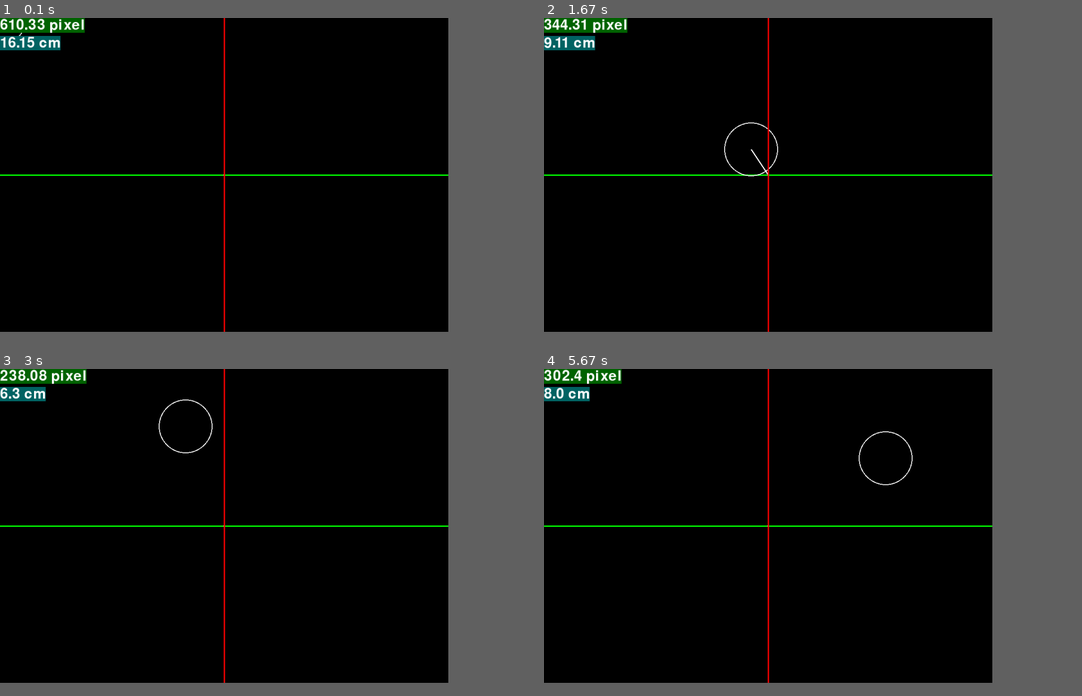
Above: before the commit, frames 1-4 (two rows, left to right).
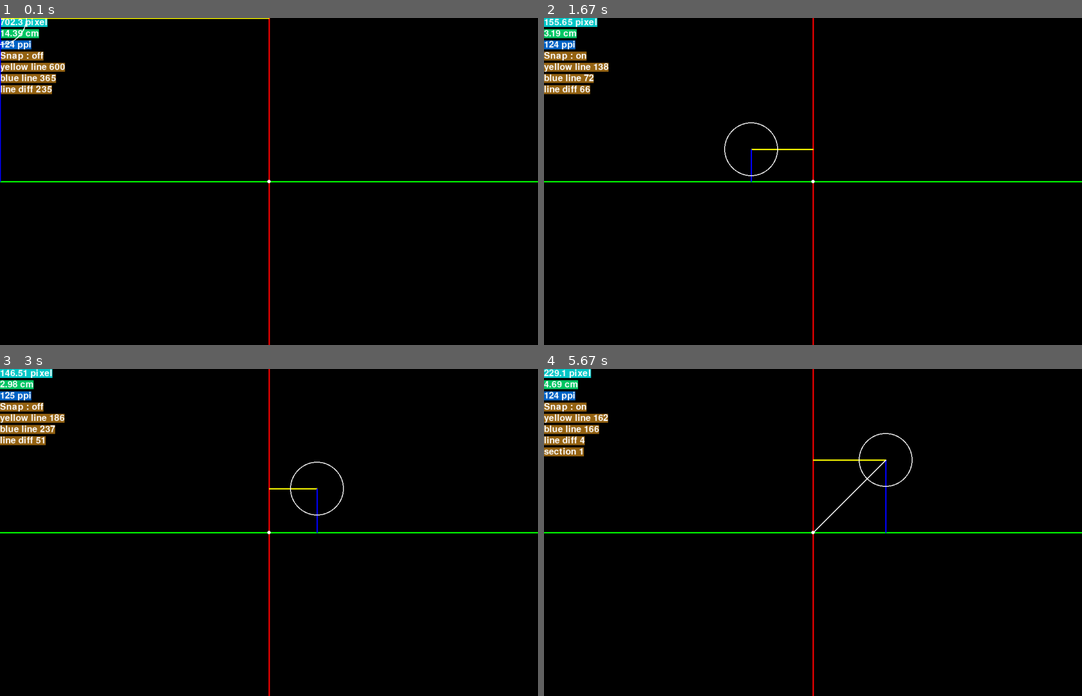
Above: after the commit, the same moments.

Repository: MStrange11/pygame_repo
Game: pygame game, started from window_focus.py
Two runs of this game, one before a commit and one after it. Both use one fixed random seed, a clock stepped at 60 frames per second and the inputs below.
Inputs (mouse positions are in pixels of both pictures, inside the frame that each line leads up to):
- Up to frame 1 (0.1 s): no input
- Up to frame 2 (1.67 s): hold S 0.33-0.8 s; move the mouse to (791, 194) at 0.37 s; press the mouse at (613, 188) at 0.87 s; move the mouse to (624, 145) at 0.97 s; release the mouse at (630, 103) at 1.1 s; press the mouse at (613, 188) at 1.2 s; move the mouse to (813, 246) at 1.3 s; release the mouse at (1017, 305) at 1.43 s; press the mouse at (613, 188) at 1.53 s; move the mouse to (748, 148) at 1.63 s
- Up to frame 3 (3 s): release the mouse at (344, 460) at 1.77 s; tap S at 1.9, 2.2, 2.4 s; tap K at 1.98 s; hold P 2.33-2.63 s; move the mouse to (247, 454) at 2.37 s; press the mouse at (69, 539) at 2.7 s; move the mouse to (129, 483) at 2.8 s; release the mouse at (182, 427) at 2.93 s
- Up to frame 4 (5.67 s): press the mouse at (613, 539) at 3.03 s; move the mouse to (780, 503) at 3.13 s; release the mouse at (942, 470) at 3.27 s; press the mouse at (613, 539) at 3.37 s; move the mouse to (662, 575) at 3.47 s; release the mouse at (710, 614) at 3.6 s; press the mouse at (613, 539) at 3.7 s; move the mouse to (667, 529) at 3.8 s; release the mouse at (716, 519) at 3.93 s; hold O 4-4.3 s; tap S at 4.07 s; click (753, 630) at 4.08 s; tap K at 4.15 s; click (813, 532) at 4.38 s; press the mouse at (813, 532) at 4.7 s; move the mouse to (726, 480) at 4.8 s; release the mouse at (635, 431) at 4.93 s; press the mouse at (813, 532) at 5.03 s; move the mouse to (818, 535) at 5.13 s; release the mouse at (829, 535) at 5.27 s; press the mouse at (813, 532) at 5.37 s; move the mouse to (850, 496) at 5.47 s; release the mouse at (882, 457) at 5.6 s
In our replay, the window is 750x525 before the commit and 900x547 after it. These sizes can differ from the game's own. Grey fills any space a smaller window leaves; there, only what the larger window draws over its background counts as a difference.

The runs differ from the first frame. In frame 1, 4.3% of the frame differs, in the area x 0-100%, y 0-100%; in frame 2, 4.1%; in frame 3, 4.3%; in frame 4, 4.5%.

Commit message:
Update window_focus.py

Diff:
--- a/window_focus.py
+++ b/window_focus.py
@@ -4,14 +4,19 @@
 
 pygame.init()
 
-screen_w, screen_h = 1000, 700
+clock = pygame.time.Clock()
+
+screen_w, screen_h = 1200, 730
 screen_c = (screen_w // 2, screen_h // 2)
 screen = pygame.display.set_mode((screen_w, screen_h))
+
+pygame.display.set_caption(f"{screen_w} , {screen_h}")
 
 draw = False
 xy = [0, 0]
 
-font = pygame.font.Font("freesansbold.ttf", 32)
+font_size = 20
+font = pygame.font.Font("freesansbold.ttf", font_size)
 
 def distance(xy):
     xd = pow(abs(screen_c[0] - xy[0]),2)
@@ -20,13 +25,27 @@
 
     return dis
 
-def dis_cm(dis_pixel):
-    dis_in_cm = (dis_pixel / 96) * 2.54
+def dis_cm(dis_pixel, ppi = 124):
+    dis_in_cm = (dis_pixel / ppi) * 2.54
     return dis_in_cm
+
+def show_text(txt,y, txt_bg = (100,100,100)): # display text
+    text = font.render(txt,True,(255,255,255),txt_bg)
+    textRect = text.get_rect()
+    textRect.topleft =  (0,y)
+
+    screen.blit(text,textRect)
 
 move_xy = list(screen_c)
 
 returning_speed = 1
+returning_speedX = returning_speed
+returning_speedY = returning_speed
+
+snap = False
+pause = True
+ppi = 124
+snap_dis = 20
 
 
 while True:
@@ -41,53 +60,113 @@
 
 
         if event.type == MOUSEBUTTONDOWN:
-            if event.button == 1:  # Left mouse button
-                draw = True
+            if event.button == 1 and pygame.mouse.get_focused():  # Left mouse button
+                pygame.draw.line(screen, (255, 255, 255), screen_c, xy, 3)
 
-        if event.type == MOUSEBUTTONUP:
+        elif event.type == MOUSEBUTTONUP:
             if event.button == 1:  # Left mouse button
                 draw = False
 
-    pygame.draw.line(screen, (0, 255, 0), (0,screen_h//2), (screen_w,screen_h//2), 3)
-    pygame.draw.line(screen, (255, 0, 0), (screen_w//2,0), (screen_w//2,screen_h), 3)
+        if event.type == KEYDOWN:
+            if event.key == K_p:
+                ppi += 1
+            if event.key == K_o:
+                ppi -= 1
+            if event.key == K_s:
+                snap = not snap
+            if event.key == K_k:
+                pause = not pause
 
-    if draw and screen.get_rect().collidepoint(xy):
-        line = pygame.draw.line(screen, (255, 255, 255), screen_c, xy, 3)
+
+    pygame.draw.line(screen, (0, 255, 0), (0,screen_h//2), (screen_w,screen_h//2), 3) # x axis
+    pygame.draw.line(screen, (255, 0, 0), (screen_w//2,0), (screen_w//2,screen_h), 3) # y axis
+
+    yellow_line_len = abs(screen_w//2 - xy[0])
+    blue_line_len = abs(screen_h//2 - xy[1])
+
+
 
     dis = distance(move_xy)
 
-    text = font.render(f"{round(dis,2)} pixel",True,(255,255,255),(0,100,0))
-    textRect = text.get_rect()
-    textRect.topleft =  (0,0)
+    dis_in_cm = dis_cm(dis, ppi)
 
-    dis_in_cm = dis_cm(dis)
+    show_text(f"{round(dis,2)} pixel",0, (0,200,200))
+    show_text(f"{round(dis_in_cm,2)} cm",25, (0,200,100))
+    show_text(f"{ppi} ppi",50, (0,100,200))
+    show_text(f"Snap : " +("on" if snap else "off"),75, (150,100,20))
+    show_text(f"yellow line {yellow_line_len}",100, (150,100,20))
+    show_text(f"blue line {blue_line_len}",125, (150,100,20))
+    show_text(f"line diff {abs(yellow_line_len - blue_line_len)}",150, (150,100,20))
 
-    text2 = font.render(f"{round(dis_in_cm,2)} cm",True,(255,255,255),(0,100,100))
-    textRect2 = text2.get_rect()
-    textRect2.topleft =  (0,40)
+    pygame.draw.circle(screen, (255,255,255), screen_c,4) # center dot
 
-    pygame.draw.circle(screen, (255,255,255), screen_c,2)
+    if pygame.mouse.get_focused() and pause:
+        move_xy = list(xy)
+        if snap and abs(yellow_line_len - blue_line_len) <= snap_dis:
+            min_len = min(yellow_line_len,blue_line_len)
+            draw = True
 
-    if pygame.mouse.get_focused():
-        pygame.draw.circle(screen, (255,255,255), xy,60, 2)
-        move_xy = list(xy)
+            if xy[0] < screen_w //2 and xy[1] < screen_h //2:
+                # second qdar
+                show_text(f"section 2",175, (150,100,20))
+                move_xy = [(screen_w//2) - min_len,(screen_h//2) -  min_len] #done
+
+            elif xy[0] > screen_w //2 and xy[1] < screen_h //2:
+                # first qdar
+                show_text(f"section 1",175, (150,100,20))
+                move_xy = [(screen_w//2) + min_len,(screen_h//2) -  min_len] # done
+
+            elif xy[0] < screen_w //2 and xy[1] > screen_h //2:
+                # third qdar
+                show_text(f"section 3",175, (150,100,20))
+                move_xy = [(screen_w//2) - min_len,(screen_h//2) +  min_len]  # done
+
+            elif xy[0] > screen_w //2 and xy[1] > screen_h //2:
+                # forth qdar
+                show_text(f"section 4",175, (150,100,20))
+                move_xy = [(screen_w//2) + min_len,(screen_h//2) +  min_len] # done
+
+        elif snap and ((screen_w//2)-(snap_dis//2) <= xy[0] <= (screen_w//2)+(snap_dis//2)):
+            move_xy[0] = screen_w//2
+            draw = True
+
+        elif snap and ((screen_h//2)-(snap_dis//2) <= xy[1] <= (screen_h//2)+(snap_dis//2)):
+            move_xy[1] = screen_h//2
+            draw = True
+
+        else:
+            draw = False
+
     else:
+        # print("Y/B",(yellow_line_len / blue_line_len)%10,"B/Y", (blue_line_len / yellow_line_len)%10)
+
+        # returning_speedX = round((yellow_line_len / blue_line_len)%10,3)
+        # returning_speedY = round((blue_line_len / yellow_line_len)%10,3)
+
+        # retract to origin
         if move_xy[0] > screen_c[0]:
-            move_xy[0] -= returning_speed
+            move_xy[0] -= returning_speedX
         elif move_xy[0] < screen_c[0]:
-            move_xy[0] += returning_speed
+            move_xy[0] += returning_speedX
 
         if move_xy[1] > screen_c[1]:
-            move_xy[1] -= returning_speed
+            move_xy[1] -= returning_speedY
         elif move_xy[1] < screen_c[1]:
-            move_xy[1] += returning_speed
-        pygame.draw.circle(screen, (255,255,255), move_xy,60, 2)
-
-    pygame.draw.line(screen, (255, 0, 0), (screen_w//2,0), (screen_w//2,screen_h), 3)
+            move_xy[1] += returning_speedY
 
 
-    screen.blit(text, textRect)
-    screen.blit(text2, textRect2)
+
+
+
+
+    pygame.draw.line(screen, (255, 255, 0), (screen_w//2,move_xy[1]), move_xy, 3) # yellow line touching red aixs
+    pygame.draw.line(screen, (0, 0, 255), (move_xy[0],screen_h//2), move_xy, 3) # blue line touching green aixs
+
+    pygame.draw.circle(screen, (255,255,255), move_xy,60, 2)
+
+    if draw and pygame.mouse.get_focused():
+        line = pygame.draw.line(screen, (255, 255, 255), screen_c, move_xy, 3)
 
     pygame.display.flip()
     pygame.display.update()
+    clock.tick(60)
